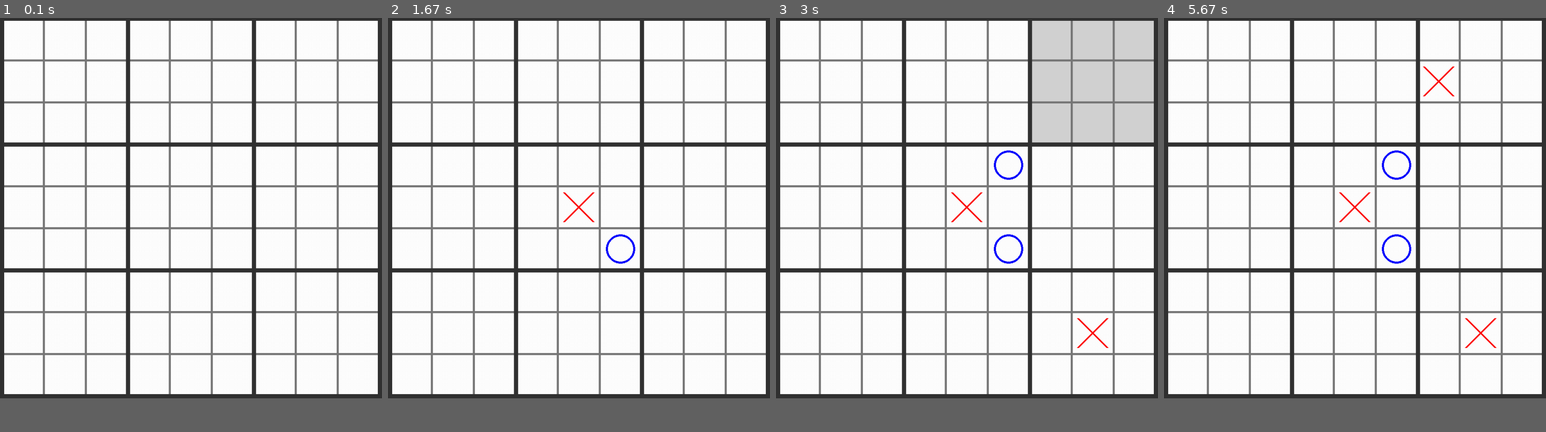
Above: before the commit, frames 1-4 (left to right).
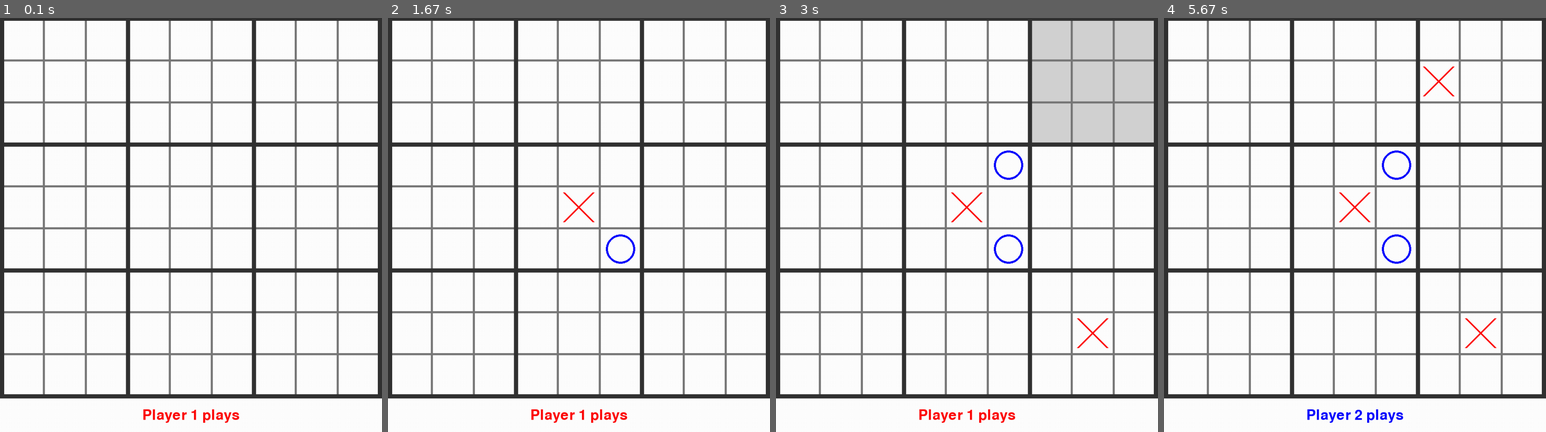
Above: after the commit, the same moments.

Repository: JosselinSomervilleRoberts/UltimateTicTacToe-RL
Game: pygame game, started from pygame_2d.py
The game is run twice, just before and just after one commit, with the same random seed, the same clock (stepped at 60 frames per second) and the same inputs.
Inputs (mouse positions are in pixels of both pictures, inside the frame that each line leads up to):
- Up to frame 1 (0.1 s): no input
- Up to frame 2 (1.67 s): click (579, 225) at 0.38 s; click (624, 262) at 0.72 s
- Up to frame 3 (3 s): click (1100, 332) at 1.88 s; click (1016, 171) at 2.25 s
- Up to frame 4 (5.67 s): click (1419, 88) at 5.32 s
In our replay, the window is 827x827 before the commit and 827x900 after it. These sizes can differ from the game's own. Grey fills any space a smaller window leaves; there, only what the larger window draws over its background counts as a difference.

The runs differ from the first frame. In frame 1, 1.0% of the frame differs, in the area x 0-100%, y 60-98%; in frame 2, 1.1%; in frame 3, 1.1%; in frame 4, 1.2%, in the area x 0-100%, y 32-98%.

Commit message:
Add messages

Diff:
--- a/pygame_2d.py
+++ b/pygame_2d.py
@@ -12,6 +12,7 @@
 
 class Board:
     SIZE = 910
+    BOTTOM_SIZE = 80
 
     COLOR_BACKGROUND = (255,255,255)
     COLOR_LARGE_GRID = (50, 50, 50 )
@@ -28,6 +29,7 @@
 
     COLOR_BACKGROUND_AVAILABLE = (210,210,210)
     TIME_BLINK_AVAILABLE = 500 # ms
+    FONT = pygame.font.Font(None, 50)
 
 
     def checkWinBoard(grid):
@@ -58,6 +60,8 @@
     def reset(self):
         self.resetGrid()
         self.currentPlayer = 1
+        self.text = "Player 1 plays"
+        self.textColor = Board.COLOR_PLAYER_1
         self.state = 0
         self.possible = [[True for _ in range(3)] for _ in range(3)]
 
@@ -77,6 +81,14 @@
         self.currentPlayer = 3 - self.currentPlayer # Swap player
         self.checkWinLargeCell(ixLarge, iyLarge)
         self.updatePossible(ixSmall, iySmall)
+
+        # Text
+        if self.state == 0:
+            self.text = "Player " + str(self.currentPlayer) + " plays"
+            self.textColor = Board.COLOR_PLAYER_2
+            if self.currentPlayer == 1:
+                self.textColor = Board.COLOR_PLAYER_1
+
         return 0
 
     def click(self, px, py):
@@ -91,7 +103,12 @@
             resWin = Board.checkWinBoard(self.largeGrid)
             if resWin != 0: # A player won
                 self.state = resWin
-                # TODO: Display a winning message
+
+                # Display winning message
+                self.textColor = Board.COLOR_PLAYER_2
+                if resWin == 1:
+                    self.textColor = Board.COLOR_PLAYER_1
+                self.text = "Player " + str(self.state) + " won !"
 
     def updatePossible(self, ix, iy):
         print("UPDATE POSSIBLE", ix, iy)
@@ -165,7 +182,7 @@
                     if self.possible[ix][iy]:
                         if current_milli_time() % Board.TIME_BLINK_AVAILABLE > 0.5 * Board.TIME_BLINK_AVAILABLE:
                             color = Board.COLOR_BACKGROUND_AVAILABLE
-                pygame.draw.rect(screen, color, (pos[0], pos[1], pos[0] + s, pos[1] + s))
+                pygame.draw.rect(screen, color, (pos[0], pos[1], s, s))
 
         # Small grid lines
         for i in range(10):
@@ -193,9 +210,15 @@
                         elif gridValue == 2: # Circles
                             pygame.draw.ellipse(screen, Board.COLOR_PLAYER_2, (pos[0] - inc, pos[1] - inc, 2*inc, 2*inc), width = Board.WIDTH_PLAYER_2)
 
-
-
-screen = pygame.display.set_mode((Board.SIZE, Board.SIZE))
+        # Text
+        pygame.draw.rect(screen, Board.COLOR_BACKGROUND, (0, Board.SIZE, Board.SIZE, Board.BOTTOM_SIZE))
+        text = Board.FONT.render(self.text, True, self.textColor)
+        text_rect = text.get_rect(center=(Board.SIZE / 2., Board.SIZE + Board.BOTTOM_SIZE / 2.))
+        screen.blit(text, text_rect)
+
+
+
+screen = pygame.display.set_mode((Board.SIZE, Board.SIZE + Board.BOTTOM_SIZE))
 board = Board()
 
 if __name__ == '__main__':
